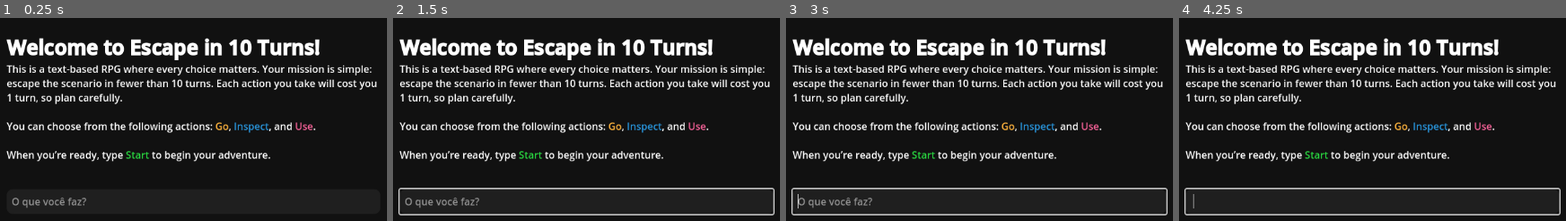
Above: before the commit, frames 1-4 (left to right).
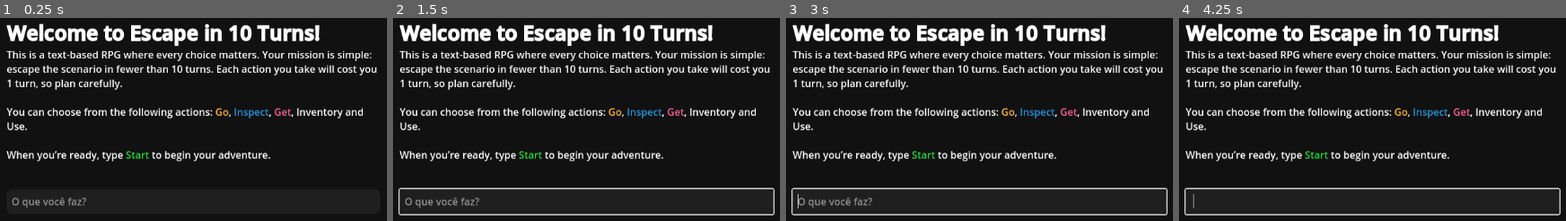
Above: after the commit, the same moments.

Repository: marcosvbs/text_based_rpg
Game: Godot game, scene res://scenes/main.tscn
The game is run twice, just before and just after one commit, with the same random seed, the same clock (stepped at 60 frames per second) and the same inputs.
Inputs (mouse positions are in pixels of both pictures, inside the frame that each line leads up to):
- Up to frame 1 (0.25 s): no input
- Up to frame 2 (1.5 s): click (586, 200) at 0.52 s; type "Alex" at 0.6 s; tap Enter at 1.25 s
- Up to frame 3 (3 s): tap Space at 2 s; tap Enter at 2.75 s
- Up to frame 4 (4.25 s): tap Space at 3.5 s

The runs differ from the first frame. In frame 1, 17% of the frame differs, in the area x 1-98%, y 2-57%; in frame 2, 17%; in frame 3, 17%; in frame 4, 17%.

Commit message:
add get_action feature

Diff:
--- a/scripts/game_manager.gd
+++ b/scripts/game_manager.gd
@@ -1,25 +1,22 @@
 extends Node
+
+@export var rooms: Array[Room]
+@onready var narrative = %Narrative
+@onready var user_input = %UserInput
 
 var current_room: Room
 var current_specting_stuff: Stuff
-@export var rooms: Array[Room]
+var is_game_started: bool = false
+var turns: int = 10
+var inventory: Array[Item]
 
 const green_color: String = "#29D640"
 const orange_color: String = "#FBB13C"
 const blue_color: String = "#2892D7"
 const pink_color: String = "#F46197"
-
-const INTRO_MESSAGE: String = "[b][font_size=32]Welcome to Escape in 10 Turns![/font_size][/b]\nThis is a text-based RPG where every choice matters. Your mission is simple: escape the scenario in fewer than 10 turns. Each action you take will cost you 1 turn, so plan carefully.\n\nYou can choose from the following actions: [color=" + orange_color + "]Go[/color], [color=" + blue_color + "]Inspect[/color], and [color=" + pink_color + "]Use[/color].\n\nWhen you’re ready, type [color=" + green_color + "]Start[/color] to begin your adventure."
+const INTRO_MESSAGE: String = "[b][font_size=32]Welcome to Escape in 10 Turns![/font_size][/b]\nThis is a text-based RPG where every choice matters. Your mission is simple: escape the scenario in fewer than 10 turns. Each action you take will cost you 1 turn, so plan carefully.\n\nYou can choose from the following actions: [color=" + orange_color + "]Go[/color], [color=" + blue_color + "]Inspect[/color], [color=" + pink_color + "]Get[/color], Inventory and Use.\n\nWhen you’re ready, type [color=" + green_color + "]Start[/color] to begin your adventure."
 const INVALID_ACTION_MESSAGE: String = "Nothing happens..."
 const INVALID_COMPLEMENT_MESSAGE: String = "For a moment you feel confused... there is no "
-
-@onready var narrative = %Narrative
-@onready var user_input = %UserInput
-
-var is_game_started: bool = false
-var turns: int = 10
-
-var inventory: Array[String] = ["Apple", "Sword"]
 
 func reset_user_input() -> void:
 	user_input.clear()
@@ -48,8 +45,8 @@
 					go_action(input_complement)
 				"inspect":
 					inspect_action(input_complement)
-				"inventory":
-					inventory_action()
+				"get":
+					get_action(input_complement)
 				_:
 					update_narrative(user_input)
 					update_narrative(INVALID_ACTION_MESSAGE)
@@ -58,6 +55,12 @@
 			start_action()
 
 	reset_user_input()
+
+func start_action() -> void:
+	is_game_started = true
+	reset_narrative()
+	reset_user_input()
+	show_current_room_description()
 
 func go_action(location: String) -> void:
 
@@ -97,19 +100,18 @@
 	update_narrative("[color=" + blue_color + "]Inspect[/color] " + target)
 	update_narrative(INVALID_COMPLEMENT_MESSAGE + target)
 
-func inventory_action() -> void:
-	var inventory_items: String = "You open your inventory and see the following items:\n"
+func get_action(target: String) -> void:
+	if current_specting_stuff:
+		for item in current_specting_stuff.items:
+			if target.to_lower() == item.title.to_lower():
+				update_narrative("[color=" + pink_color + "]Get[/color] " + target)
+				update_narrative("You add a " + item.title + " to your inventory.")
+				current_specting_stuff.items.erase(item)
+				inventory.append(item)
+				return
 
-	for item in inventory:
-		inventory_items += "- " + item + "\n"
-
-	update_narrative(inventory_items)
-
-func start_action() -> void:
-	is_game_started = true
-	reset_narrative()
-	reset_user_input()
-	show_current_room_description()
+	update_narrative("[color=" + pink_color + "]Get[/color] " + target)
+	update_narrative(INVALID_COMPLEMENT_MESSAGE + target)
 
 func _on_user_input_text_submitted(user_input: String):
 	# Check if user input is not empty or just spaces
Not shown, added: scenes/main.tscn1433027059.tmp
